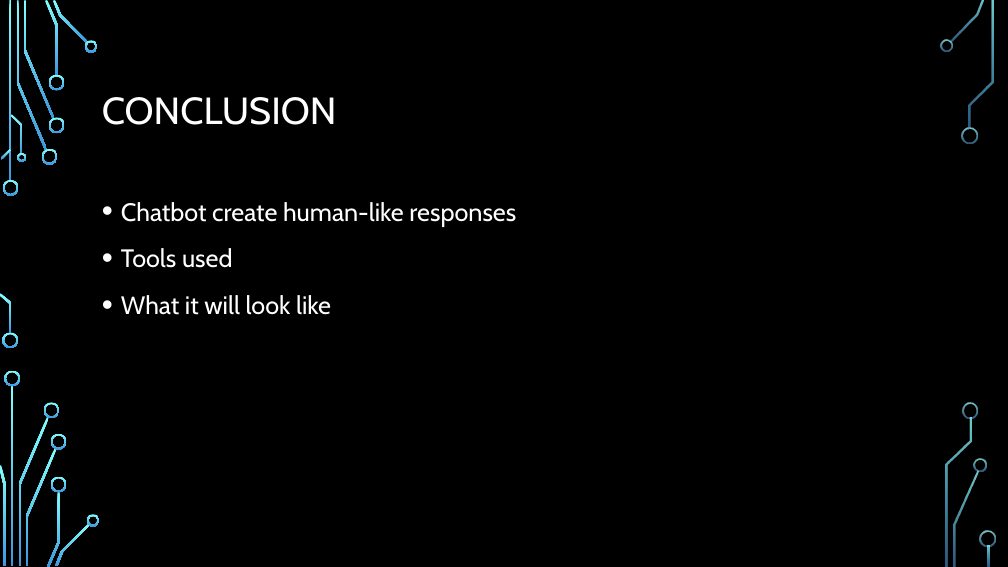
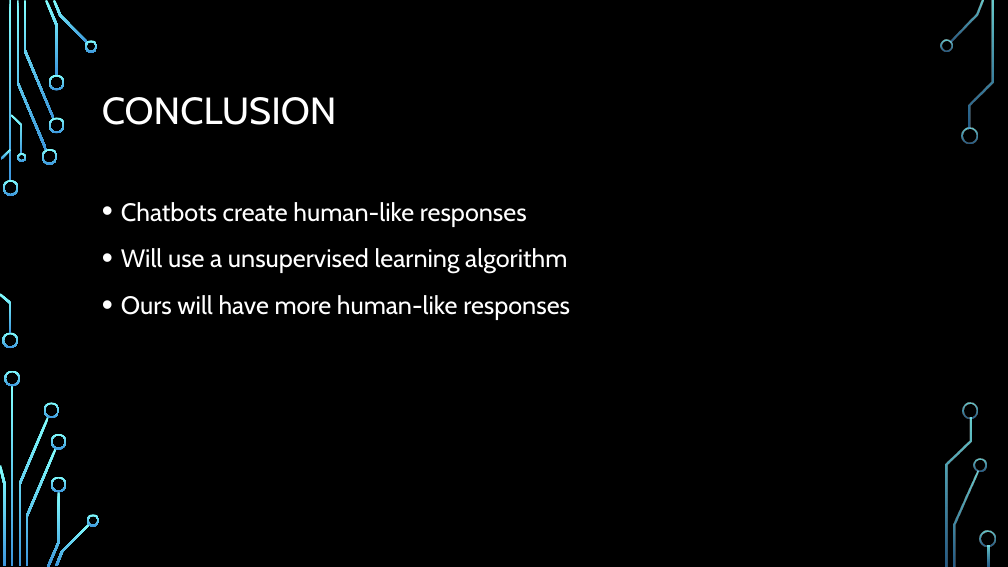
Before and after one commit to chrisvarga/chatbot, a slide deck: slide 7 of Marble_Varga_Prop_Presentation.pptx. Drawn at 1008x567 pixels with LibreOffice and Linux fonts; fonts in the diff are those of the drawing; background and template pictures are left out. Boxes give left, top, right and bottom in pixels: in the first picture for what was removed or moved away, otherwise in the second. Text is boxed around its words. In the diff, an @@ line names an element or a change of style, - is before the commit and + after.

Commit message:
Updated powerpoint

```diff
--- a/Marble_Varga_Prop_Presentation.pptx
+++ b/Marble_Varga_Prop_Presentation.pptx
@@ text at [121,202,570,320]: text changed @@
-• Chatbot create human-like responses
-• Tools used
-• What it will look like
+• Chatbots create human-like responses
+• Will use a unsupervised learning algorithm
+• Ours will have more human-like responses
```
Also in this commit, not shown: 2 other slides changed, 1 other file.
